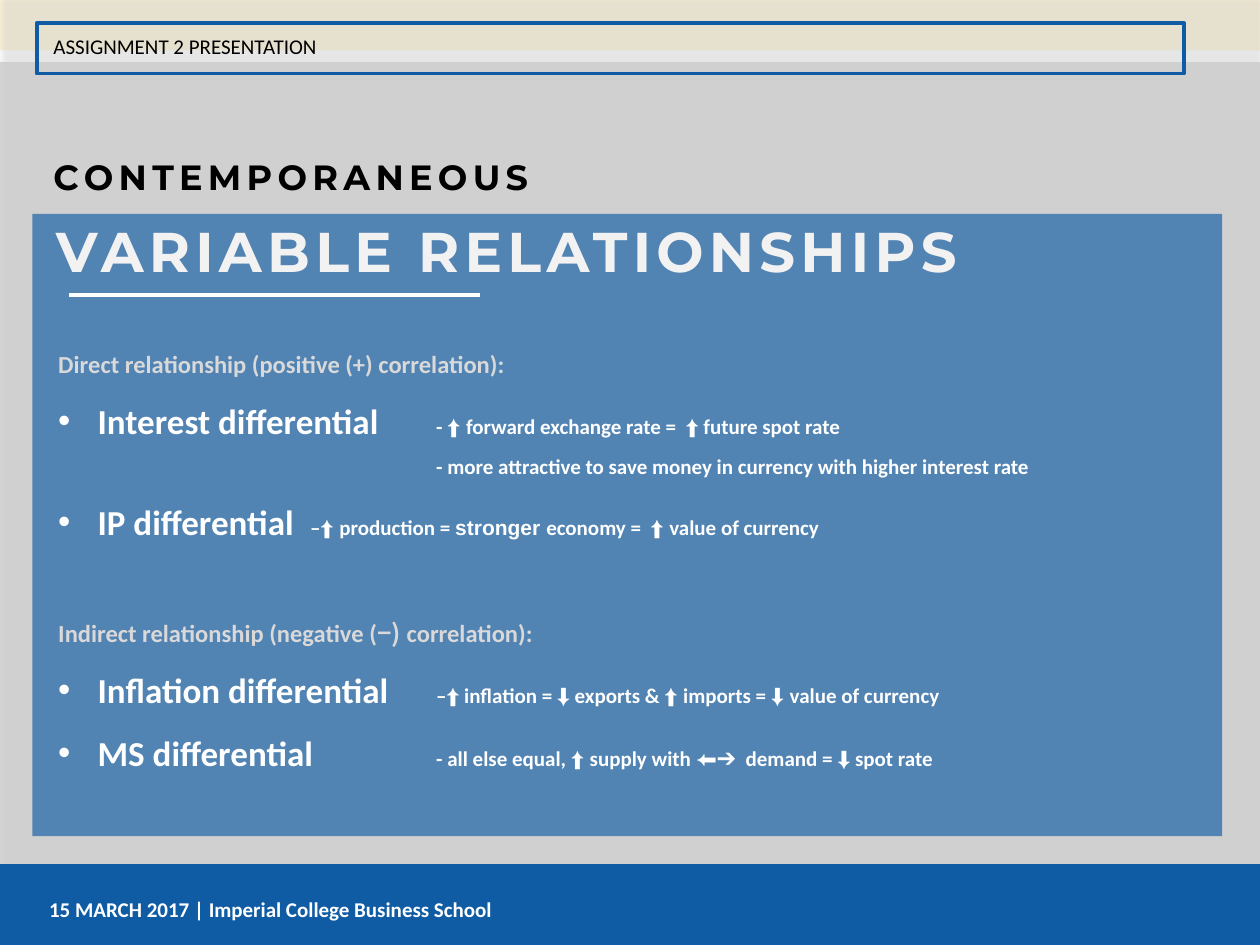
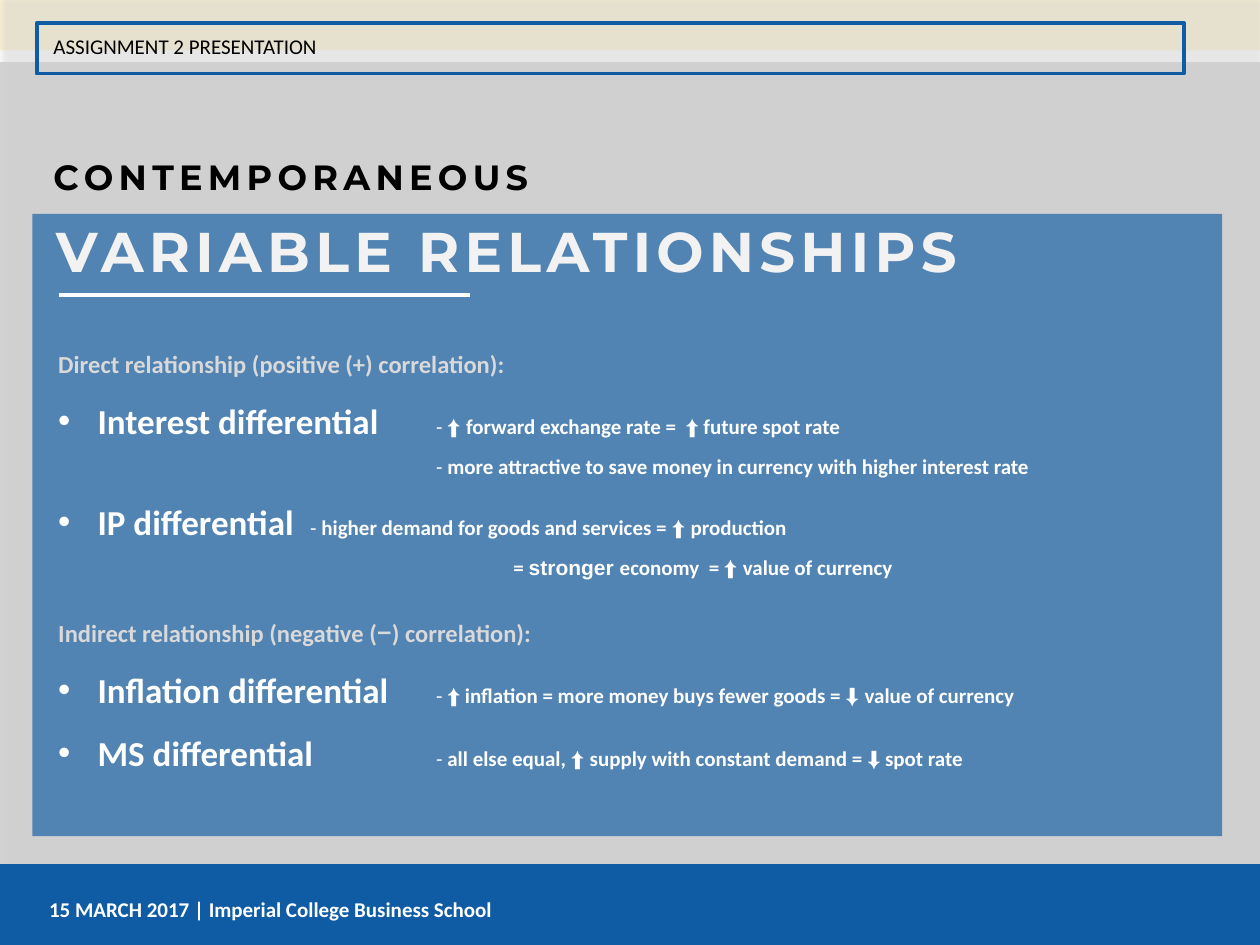
Before and after one commit to siowmeng/bigdatafinance, a slide deck: slide 2 of Presentation.pptx. Drawn at 1260x945 pixels with LibreOffice and Linux fonts; fonts in the diff are those of the drawing; background and template pictures are left out; a plain dark background stands for a picture behind light text. Boxes give left, top, right and bottom in pixels: in the first picture for what was removed or moved away, otherwise in the second. Text is boxed around its words. In the diff, an @@ line names an element or a change of style, - is before the commit and + after.

Commit message:
Add files via upload
Final presentation

```diff
--- a/Presentation.pptx
+++ b/Presentation.pptx
@@ line moved from (69, 295) - (480, 295) to (59, 295) - (470, 295) @@
@@ text at [98, 409, 1029, 478]: bold off in "-", "-" @@
@@ text at [98, 510, 892, 580]: text changed @@
-• IP differential –⬆ production = stronger economy = ⬆ value of currency
+• IP differential - higher demand for goods and services = ⬆ production
+          = stronger economy = ⬆ value of currency
@@ text at [58, 624, 531, 646]: font Noto Sans CJK JP to Calibri in "(−)" @@
@@ text at [98, 678, 1014, 770]: text changed @@
-• Inflation differential –⬆ inflation = ⬇ exports & ⬆ imports = ⬇ value of currency
-• MS differential - all else equal, ⬆ supply with ⬅➔ demand = ⬇ spot rate
+• Inflation differential - ⬆ inflation = more money buys fewer goods = ⬇ value of currency
+• MS differential - all else equal, ⬆ supply with constant demand = ⬇ spot rate
```
Also in this commit, not shown: 8 other slides changed, 1 other file.
